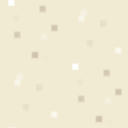
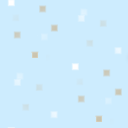
Revision of a layered 128×128 image; what changed, layer by layer:
painted on "Layer" over bbox(20, 0, 128, 128)
painted on "Background" over bbox(0, 0, 128, 128)
